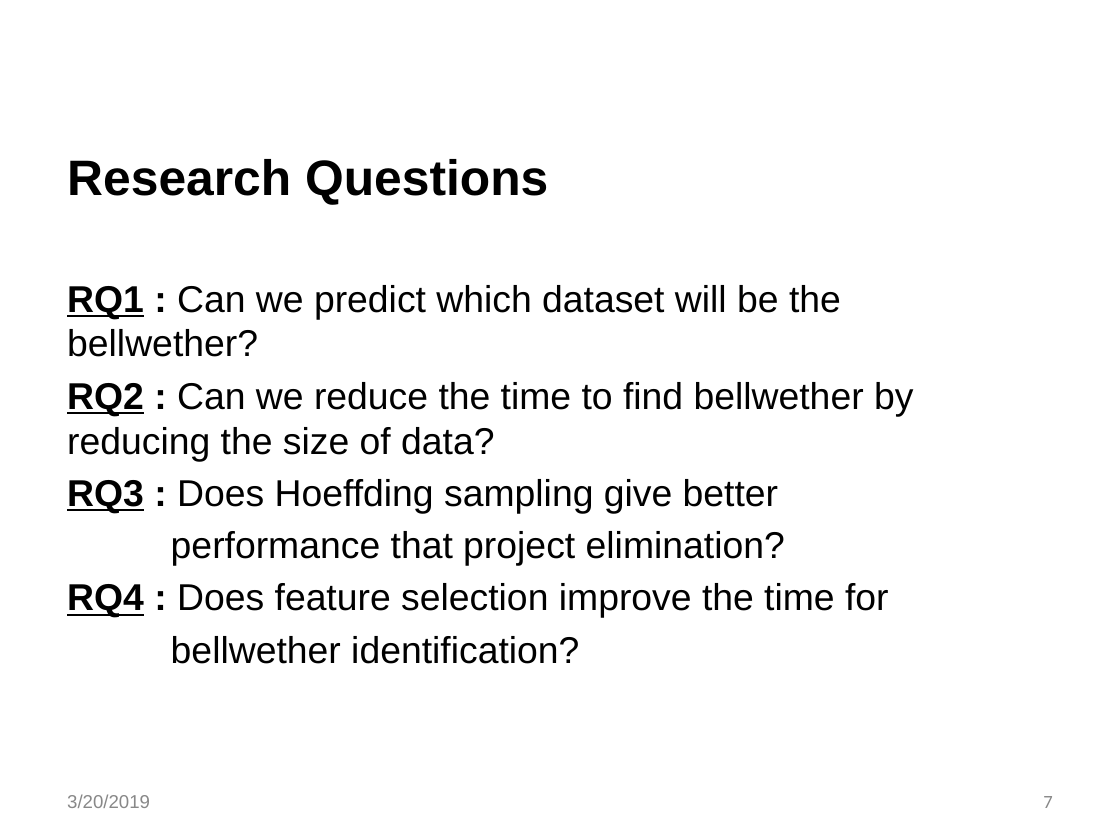
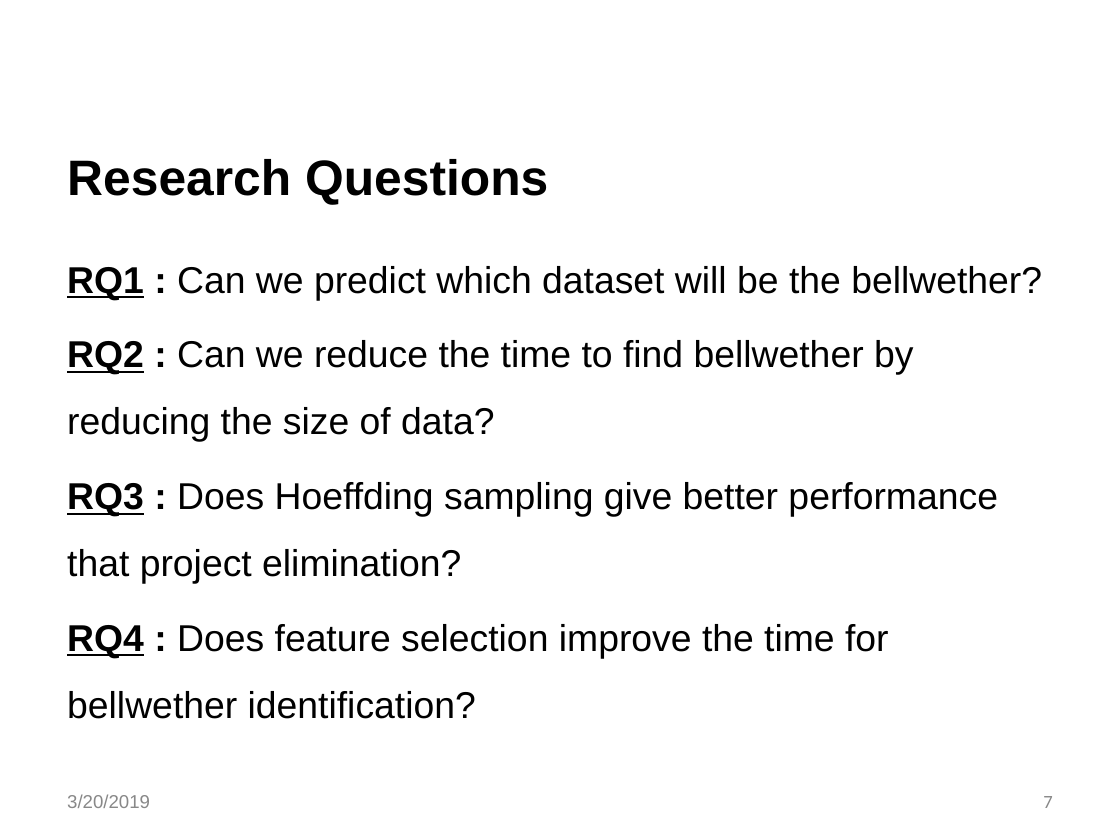
Before and after one commit to akshaynalwaya/Thesis-project-Bellwethers, a slide deck: slide 7 of Bellwethers.pptx. Drawn at 1120x840 pixels with LibreOffice and Linux fonts; fonts in the diff are those of the drawing; background and template pictures are left out. Boxes give left, top, right and bottom in pixels: in the first picture for what was removed or moved away, otherwise in the second. Text is boxed around its words. In the diff, an @@ line names an element or a change of style, - is before the commit and + after.

```diff
--- a/Bellwethers.pptx
+++ b/Bellwethers.pptx
@@ text "RQ1 : Can we predict ...": place and size @@
-text "RQ1 : Can we predict ..." at box(67, 285, 913, 664)
+text "RQ1 : Can we predict ..." at box(67, 266, 1042, 659)
@@ text at box(67, 266, 1042, 442): line spacing 1 to 1.5 @@
@@ text at box(67, 482, 998, 659): text changed @@
-RQ3 : Does Hoeffding sampling give better
-performance that project elimination?
-RQ4 : Does feature selection improve the time for
-bellwether identification?
+RQ3 : Does Hoeffding sampling give better performance that project elimination?
+RQ4 : Does feature selection improve the time for bellwether identification?
```
Also in this commit, not shown: 2 other slides changed, 1 other file.
